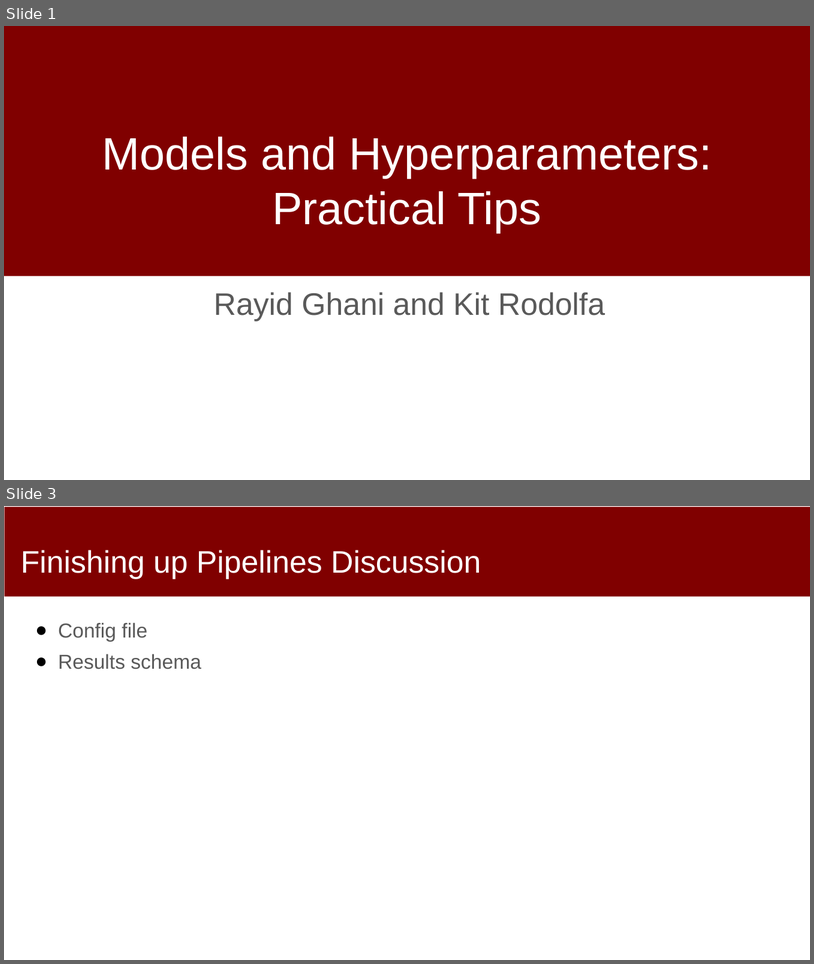
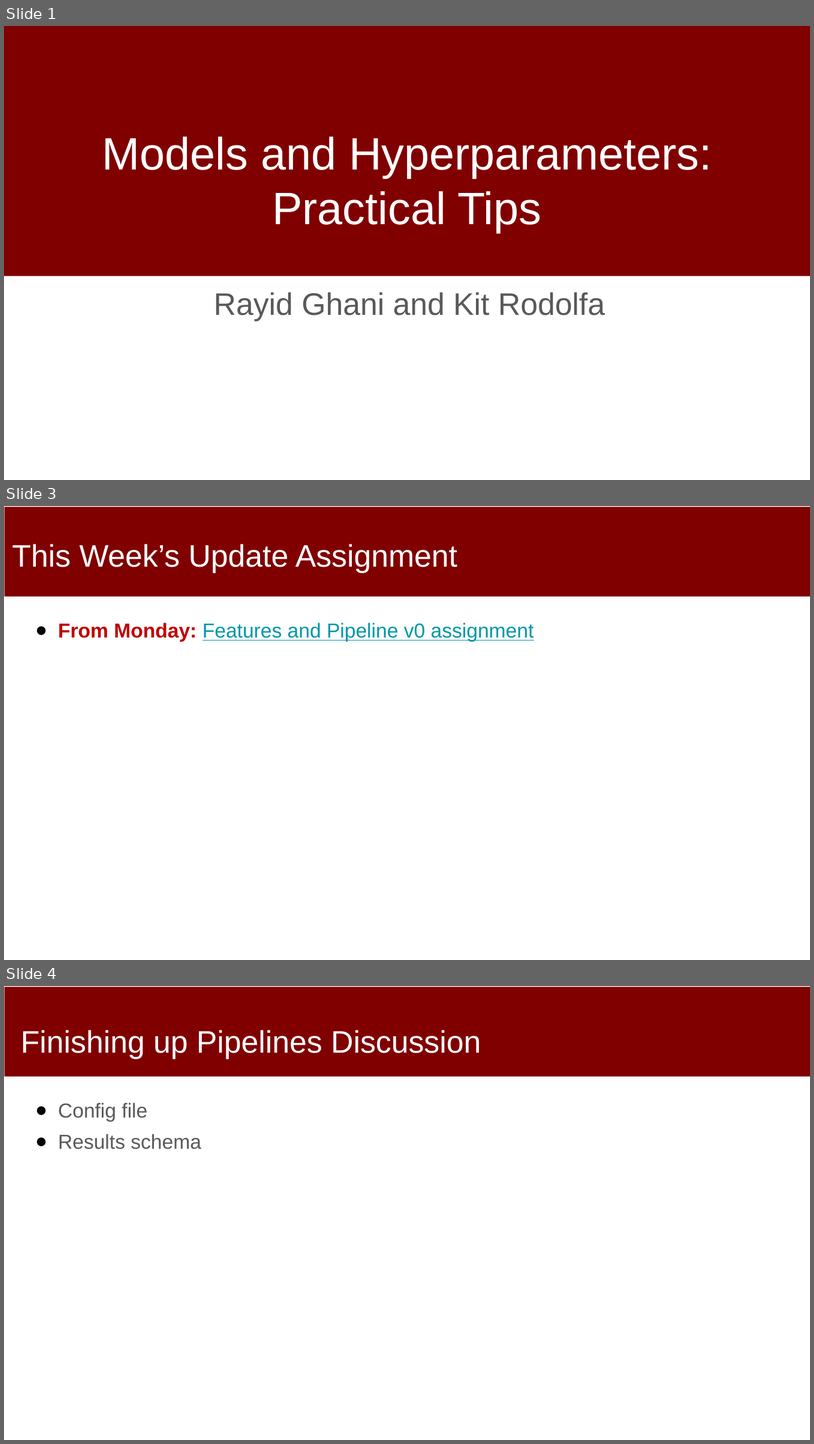
Before and after one commit to dssg/MLinPractice, a slide deck: Lectures/Lecture9-PracticalModeling-Hyperparameters.pptx. Shown one above the other, each under a label of ours: slides 1 and 3 before the commit, slides 1, 3 and 4 after it; the slides between them are not shown. The pictures are 814x964 and 814x1444 pixels, drawn with LibreOffice and Linux fonts; fonts in the diff are those of the drawing; background and template pictures are left out. Boxes give left, top, right and bottom in pixels: in the first picture for what was removed or moved away, otherwise in the second. Text is boxed around its words. In the diff, an @@ line names an element or a change of style, - is before the commit and + after.

```diff
--- a/Lectures/Lecture9-PracticalModeling-Hyperparameters.pptx
+++ b/Lectures/Lecture9-PracticalModeling-Hyperparameters.pptx
@@ slide 3 added at (4, 506, 810, 960), background #FFFFFF; not listed: 1 template element that a slide beside it also shows @@
@@ title added at (12, 544, 458, 573), 37 pt, text #FFFFFF @@
+This Week’s Update Assignment
@@ text added at (58, 622, 534, 642), 24 pt, text #0097A7, underline @@
+● From Monday: Features and Pipeline v0 assignment
@@ what was slide 3 is now slide 4 @@
```
Also in this commit, not shown: 1 slide changed, 1 other slide added.
